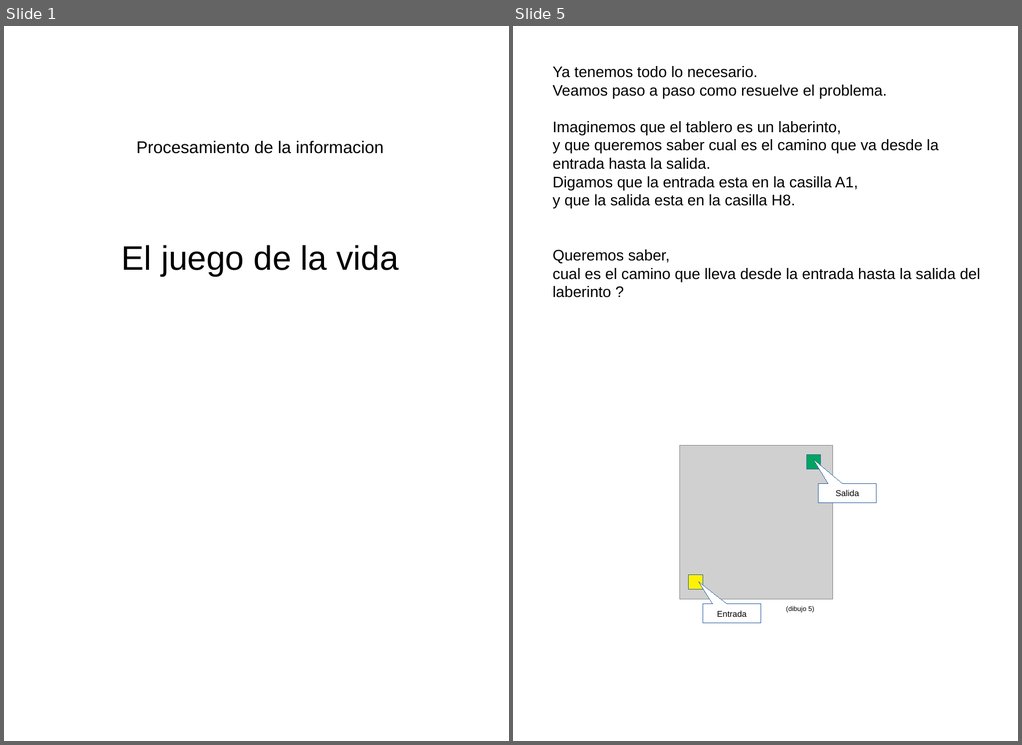
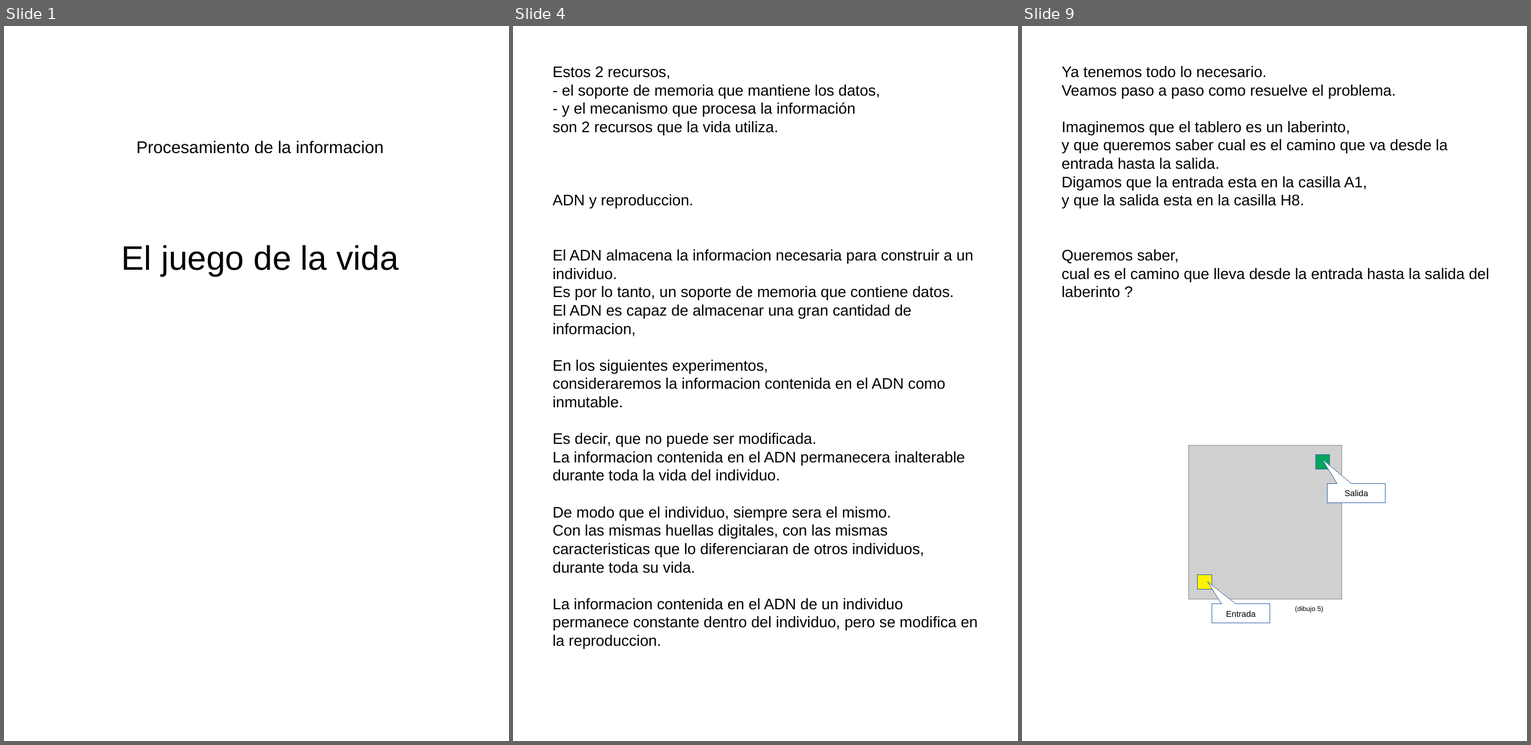
Before and after one commit to fabhrius/La-Cosa, a slide deck: capitulos/Procesamiento de la informacion/Procesamiento de la informacion.odp. Shown side by side, each under a label of ours: slides 1 and 5 before the commit, slides 1, 4 and 9 after it; the slides between them are not shown. The pictures are 1022x745 and 1531x745 pixels, drawn with LibreOffice and Linux fonts; fonts in the diff are those of the drawing; grey boxes stand for pictures. Boxes give left, top, right and bottom in pixels: in the first picture for what was removed or moved away, otherwise in the second. Text is boxed around its words. In the diff, an @@ line names an element or a change of style, - is before the commit and + after.

Commit message:
procesamiento de la informacion - borrador completo

```diff
--- a/capitulos/Procesamiento de la informacion/Procesamiento de la informacion.odp
+++ b/capitulos/Procesamiento de la informacion/Procesamiento de la informacion.odp
@@ slide 4 added at bbox=[513, 26, 1018, 741], background #FFFFFF @@
@@ text added at bbox=[552, 66, 974, 609], 18 pt, text #000000 @@
+Estos 2 recursos,
+- el soporte de memoria que mantiene los datos,
+- y el mecanismo que procesa la información
+son 2 recursos que la vida utiliza.
+ADN y reproduccion.
+El ADN almacena la informacion necesaria para construir a un individuo.
+Es por lo tanto, un soporte de memoria que contiene datos.
+El ADN es capaz de almacenar una gran cantidad de informacion,
+En los siguientes experimentos,
+consideraremos la informacion contenida en el ADN como inmutable.
+Es decir, que no puede ser modificada.
+La informacion contenida en el ADN permanecera inalterable durante toda la vida del individuo.
+De modo que el individuo, siempre sera el mismo.
+Con las mismas huellas digitales, con las mismas caracteristicas que lo diferenciaran de otros individuos,
+durante toda su vida.
+La informacion contenida en el ADN de un individuo permanece constante dentro del individuo, pero se modifica en la reproduccion.
@@ what was slide 5 is now slide 9 @@
```
Also in this commit, not shown: 2 slides changed, 3 other slides added, 1 other file.
